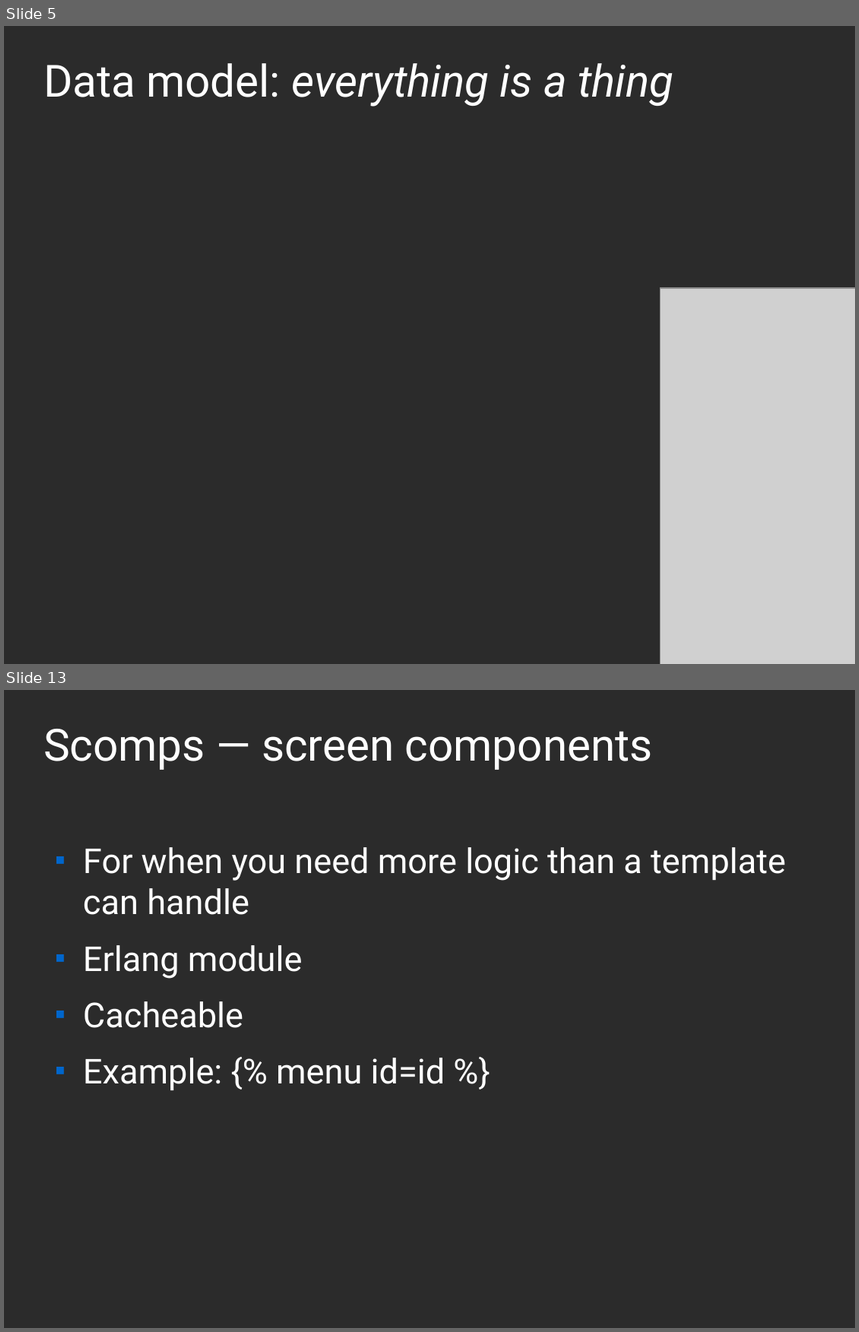
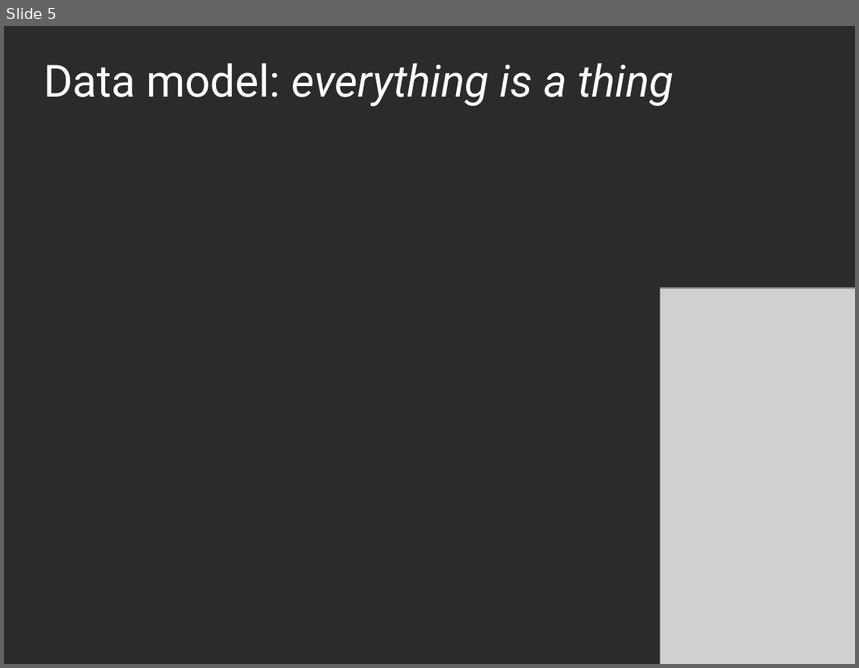
Before and after one commit to arjan/zotonic-vagrant-tutorial, a slide deck: zotonic-tutorial-20131012.odp. Shown one above the other, each under a label of ours: slides 5 and 13 before the commit, slide 5 after it; the slides between them are not shown. The pictures are 859x1332 and 859x668 pixels, drawn with LibreOffice and Linux fonts; fonts in the diff are those of the drawing; grey boxes stand for pictures; background and template pictures are left out; a plain dark background stands for a picture behind light text. Boxes give left, top, right and bottom in pixels: in the first picture for what was removed or moved away, otherwise in the second. Text is boxed around its words. In the diff, an @@ line names an element or a change of style, - is before the commit and + after.

```diff
--- a/zotonic-tutorial-20131012.odp
+++ b/zotonic-tutorial-20131012.odp
@@ slide 13 removed at <box>4,690,855,1328</box>, background picture (left out) @@
@@ title removed at <box>44,729,653,770</box> @@
-Scomps — screen components
@@ text removed at <box>83,847,786,1091</box> @@
-■ For when you need more logic than a template can handle
-■ Erlang module
-■ Cacheable
-■ Example: {% menu id=id %}
```
Also in this commit, not shown: 3 slides changed, 8 other slides removed, 2 other files.
